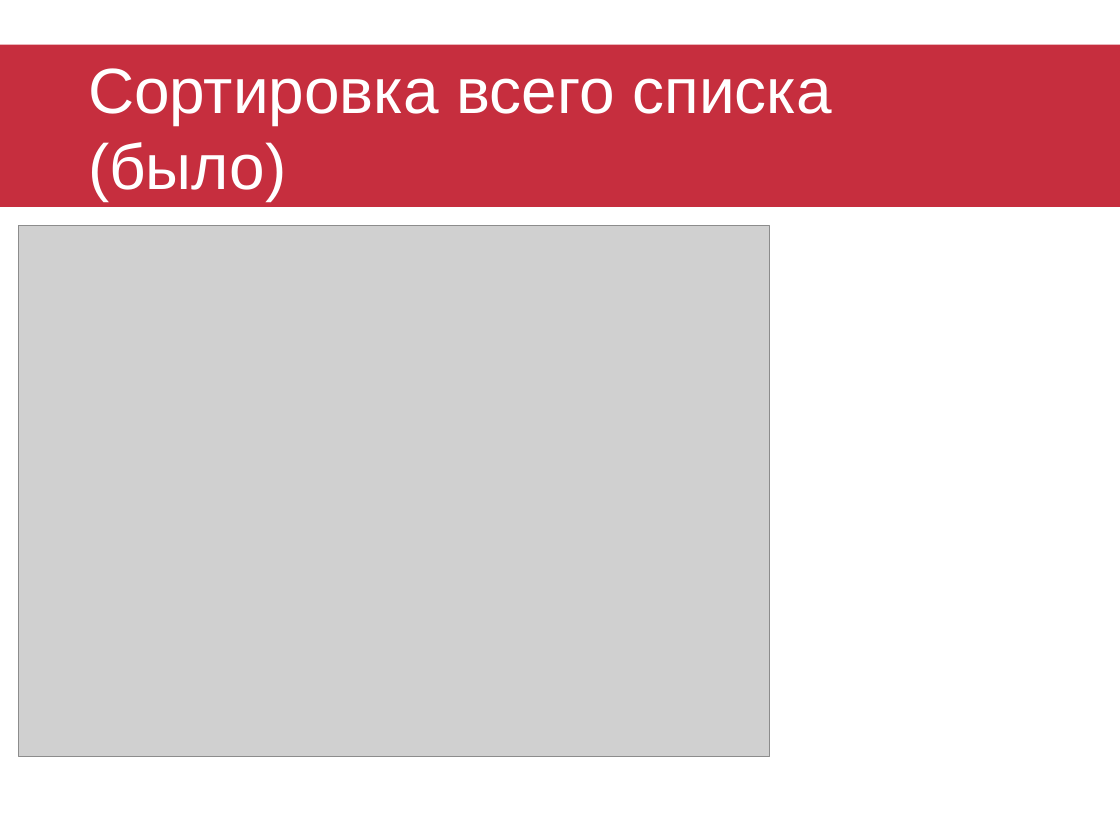
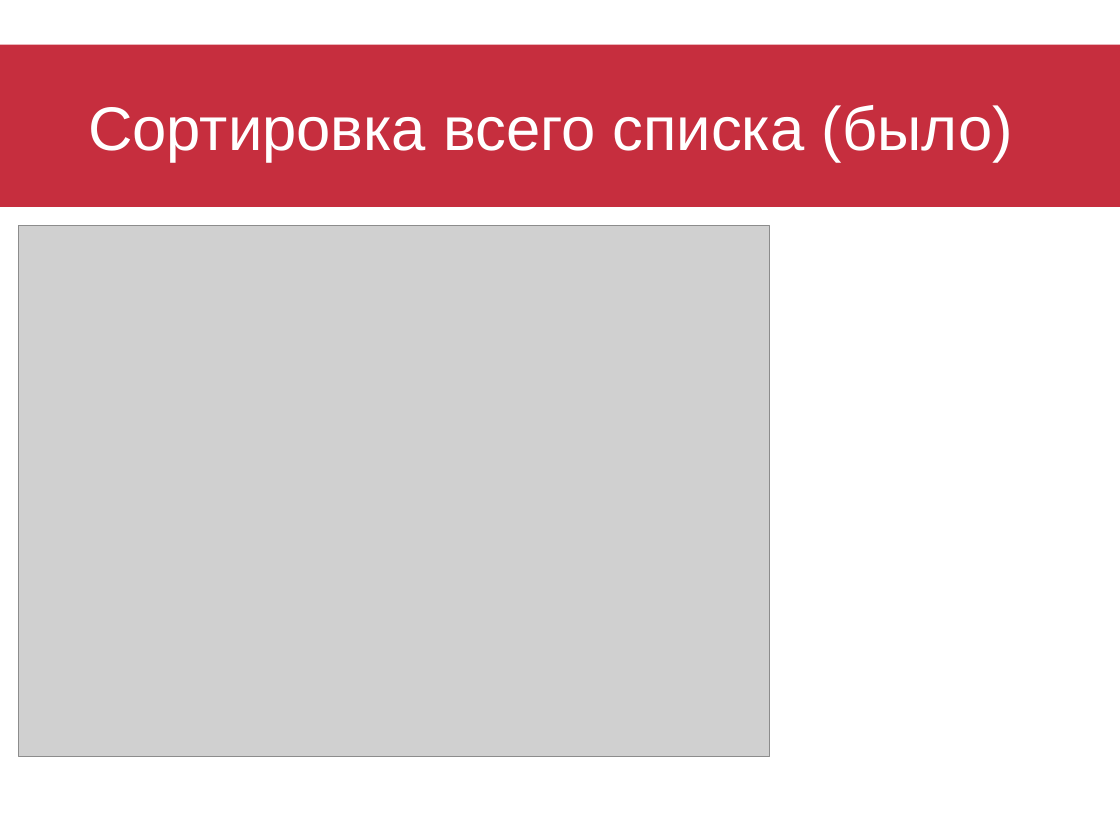
Before and after one commit to Ilyuska/IR_IAP, a slide deck: slide 10 of Презентация.pptx. Drawn at 1120x840 pixels with LibreOffice and Linux fonts; fonts in the diff are those of the drawing; grey boxes stand for pictures. Boxes give left, top, right and bottom in pixels: in the first picture for what was removed or moved away, otherwise in the second. Text is boxed around its words. In the diff, an @@ line names an element or a change of style, - is before the commit and + after.

```diff
--- a/Презентация.pptx
+++ b/Презентация.pptx
@@ title "Сортировка всего списка (было)" at (88, 105, 1013, 162): size 41.1 to 39.6 pt @@
```
Also in this commit, not shown: 5 other slides changed, 1 slide added, 1 slide removed.
